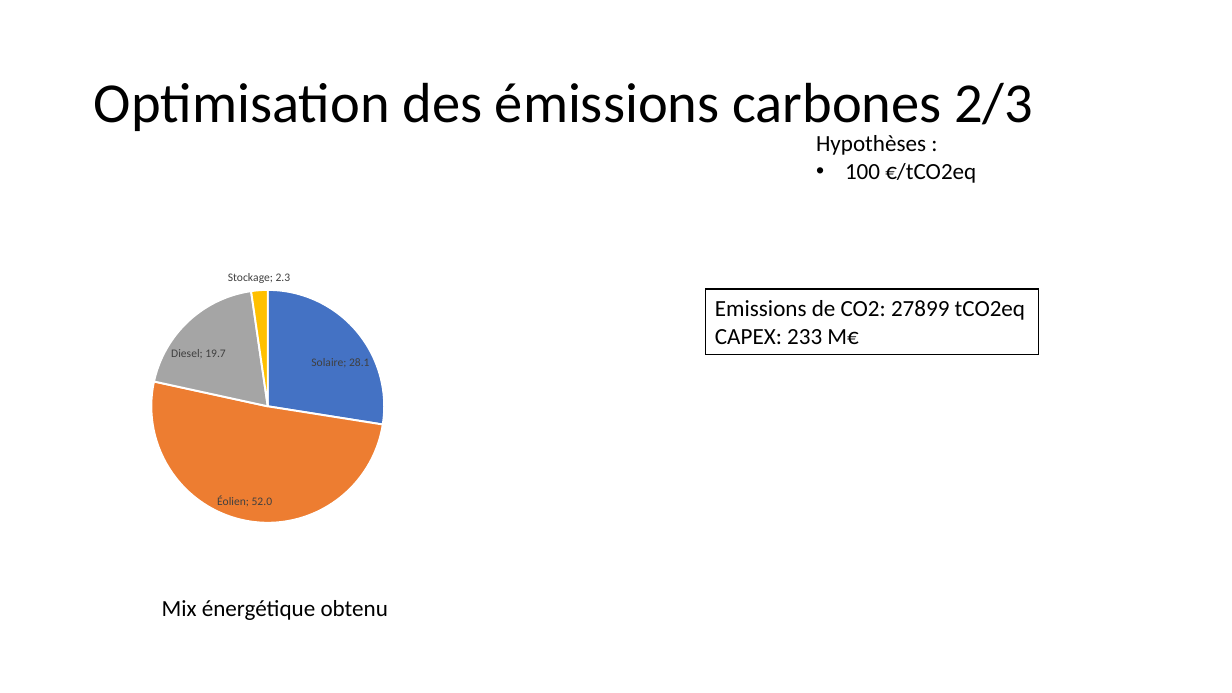
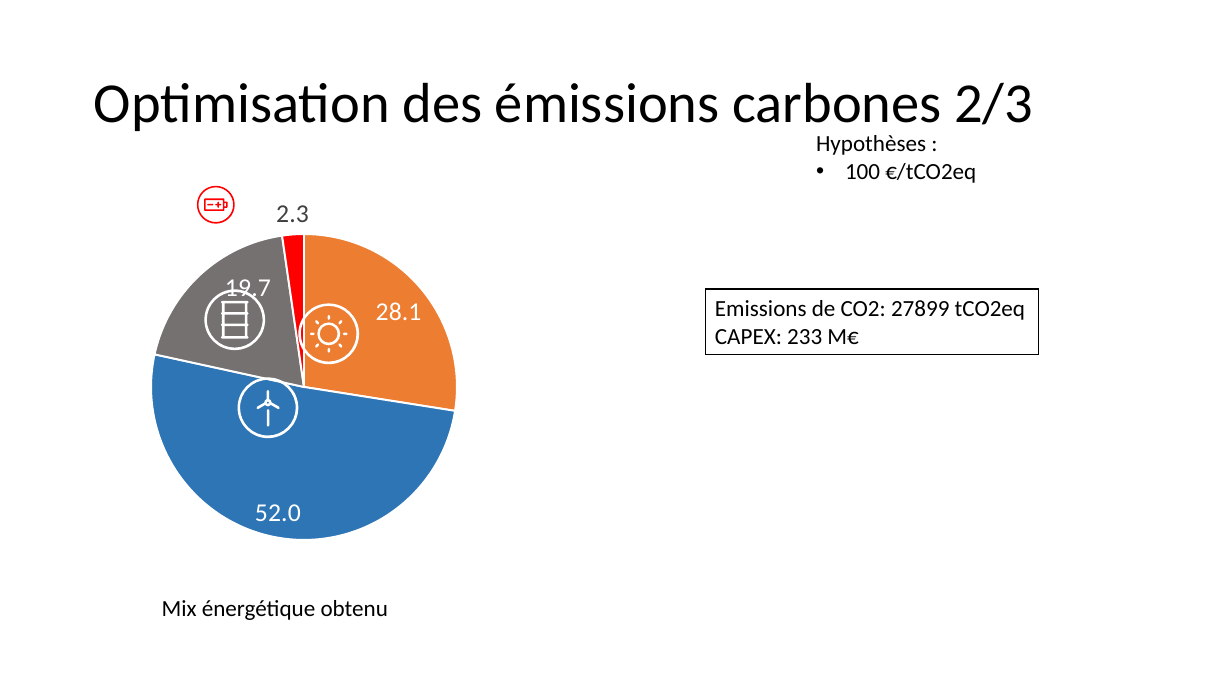
Before and after one commit to cledat/Projet-EA314, a slide deck: slide 8 of rapport.pptx. Drawn at 1232x693 pixels with LibreOffice and Linux fonts; fonts in the diff are those of the drawing. Boxes give left, top, right and bottom in pixels: in the first picture for what was removed or moved away, otherwise in the second. Text is boxed around its words. In the diff, an @@ line names an element or a change of style, - is before the commit and + after.

```diff
--- a/rapport.pptx
+++ b/rapport.pptx
@@ pie chart added at (x1=77, y1=184, x2=506, y2=553) @@
+categories: 1, 2, 3, 4
+Series 1: 28.1, 52, 19.7, 2.3
@@ freeform shape added at (x1=197, y1=186, x2=235, y2=224), fill #FF0000 @@
@@ freeform shape added at (x1=204, y1=199, x2=228, y2=212), fill #FF0000 @@
@@ pie chart removed at (x1=97, y1=259, x2=439, y2=536) @@
-categories: Solaire, Éolien, Diesel, Stockage
-Series 1: 28.1, 52, 19.7, 2.3
@@ freeform shape added at (x1=204, y1=289, x2=265, y2=350), fill #FFFFFF @@
@@ freeform shape added at (x1=221, y1=301, x2=249, y2=339), fill #FFFFFF @@
@@ group added at (x1=299, y1=303, x2=360, y2=364): 10 freeform shapes @@
@@ freeform shape added at (x1=238, y1=377, x2=299, y2=438), fill #FFFFFF @@
@@ freeform shape added at (x1=256, y1=390, x2=280, y2=409), fill #FFFFFF @@
@@ freeform shape added at (x1=267, y1=409, x2=270, y2=427), fill #FFFFFF @@
```
Also in this commit, not shown: 9 other slides changed, 1 slide removed, 1 other file.
